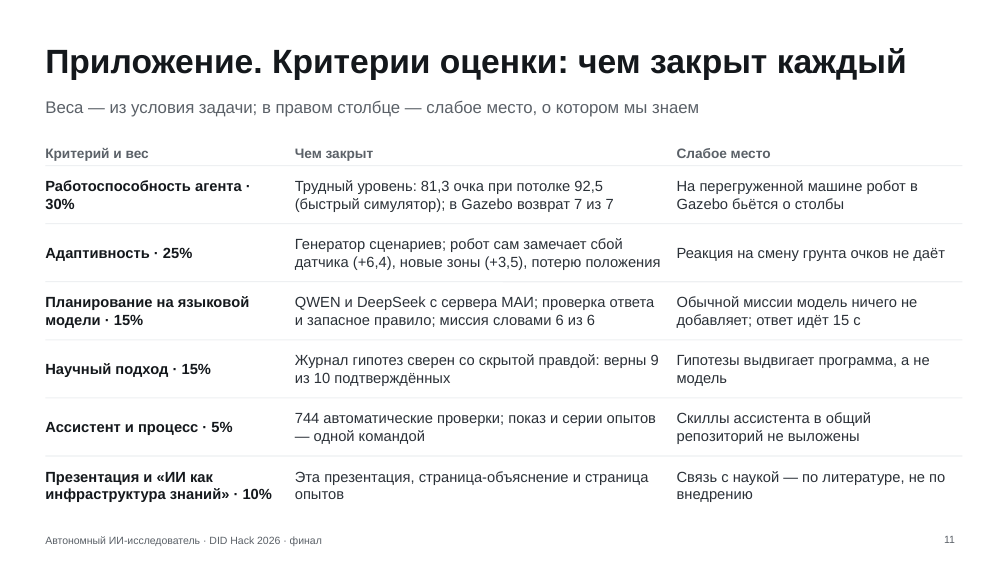
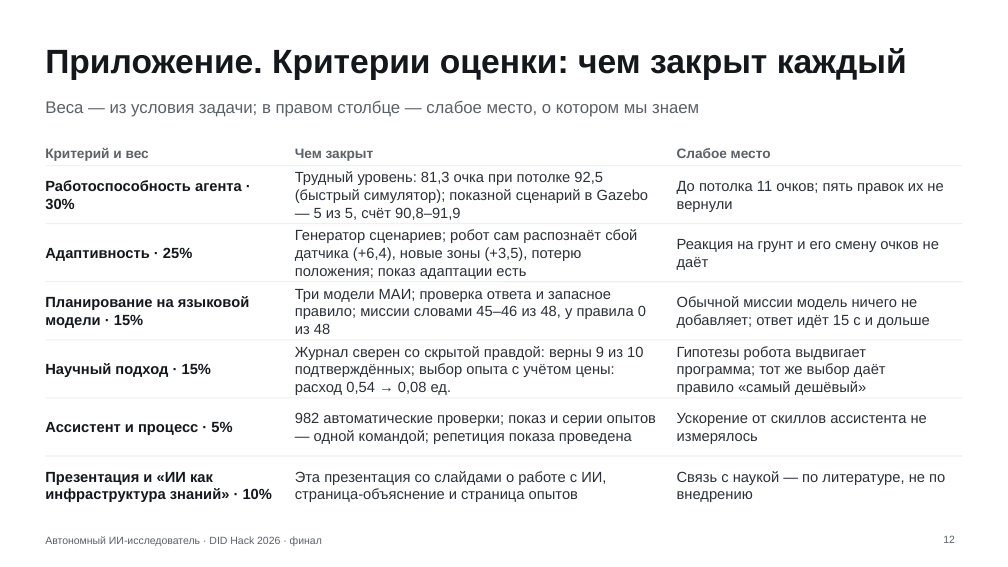
Before and after one commit to Mput13/did-hack, a slide deck: slide 12 of presentation/final.pptx (slide 11 before the commit). Drawn at 1008x567 pixels with LibreOffice and Linux fonts; fonts in the diff are those of the drawing. Boxes give left, top, right and bottom in pixels: in the first picture for what was removed or moved away, otherwise in the second. Text is boxed around its words. In the diff, an @@ line names an element or a change of style, - is before the commit and + after.

```diff
--- a/presentation/final.pptx
+++ b/presentation/final.pptx
@@ text at bbox=[295, 171, 649, 220]: text changed @@
-Трудный уровень: 81,3 очка при потолке 92,5 (быстрый симулятор); в Gazebo возврат 7 из 7
+Трудный уровень: 81,3 очка при потолке 92,5 (быстрый симулятор); показной сценарий в Gazebo — 5 из 5, счёт 90,8–91,9
@@ text at bbox=[677, 181, 943, 212]: text changed @@
-На перегруженной машине робот в Gazebo бьётся о столбы
+До потолка 11 очков; пять правок их не вернули
@@ text at bbox=[295, 229, 637, 279]: text changed @@
-Генератор сценариев; робот сам замечает сбой датчика (+6,4), новые зоны (+3,5), потерю положения
+Генератор сценариев; робот сам распознаёт сбой датчика (+6,4), новые зоны (+3,5), потерю положения; показ адаптации есть
@@ text at bbox=[677, 239, 939, 270]: text changed @@
-Реакция на смену грунта очков не даёт
+Реакция на грунт и его смену очков не даёт
@@ text at bbox=[295, 289, 646, 334]: text changed @@
-QWEN и DeepSeek с сервера МАИ; проверка ответа и запасное правило; миссия словами 6 из 6
+Три модели МАИ; проверка ответа и запасное правило; миссии словами 45–46 из 48, у правила 0 из 48
@@ text at bbox=[677, 296, 930, 328]: text changed @@
-Обычной миссии модель ничего не добавляет; ответ идёт 15 с
+Обычной миссии модель ничего не добавляет; ответ идёт 15 с и дольше
@@ text at bbox=[295, 346, 643, 395]: text changed @@
-Журнал гипотез сверен со скрытой правдой: верны 9 из 10 подтверждённых
+Журнал сверен со скрытой правдой: верны 9 из 10 подтверждённых; выбор опыта с учётом цены: расход 0,54 → 0,08 ед.
@@ text at bbox=[677, 346, 886, 395]: text changed @@
-Гипотезы выдвигает программа, а не модель
+Гипотезы робота выдвигает программа; тот же выбор даёт правило «самый дешёвый»
@@ text at bbox=[295, 412, 656, 444]: text changed @@
-744 автоматические проверки; показ и серии опытов — одной командой
+982 автоматические проверки; показ и серии опытов — одной командой; репетиция показа проведена
@@ text at bbox=[677, 413, 927, 444]: text changed @@
-Скиллы ассистента в общий репозиторий не выложены
+Ускорение от скиллов ассистента не измерялось
@@ text at bbox=[295, 471, 606, 502]: text changed @@
-Эта презентация, страница-объяснение и страница опытов
+Эта презентация со слайдами о работе с ИИ, страница-объяснение и страница опытов
@@ page number at bbox=[943, 535, 955, 543]: text changed @@
-11
+12
```
Also in this commit, not shown: 10 other slides changed, 3 slides added, 2 slides removed, 20 other files.
